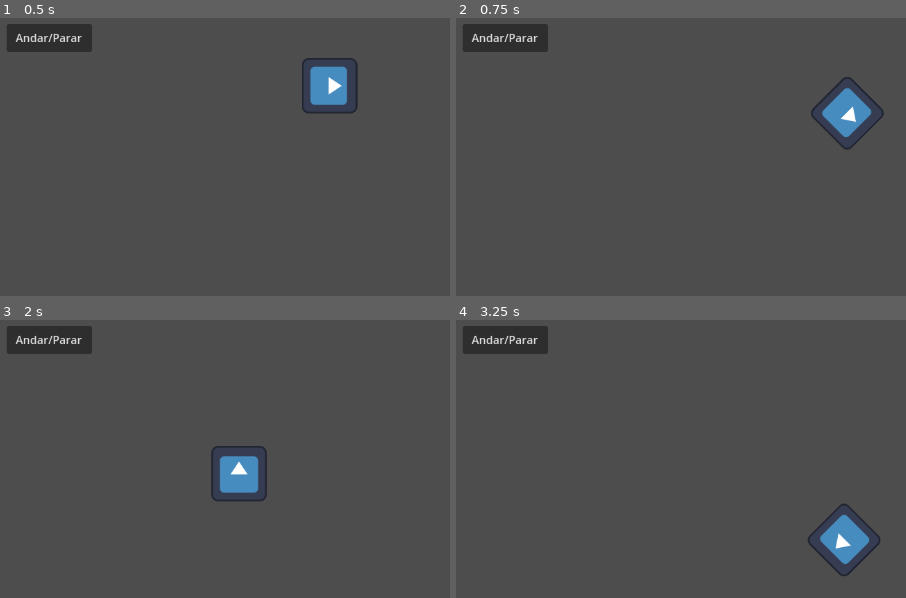
Above: before the commit, frames 1-4 (two rows, left to right).
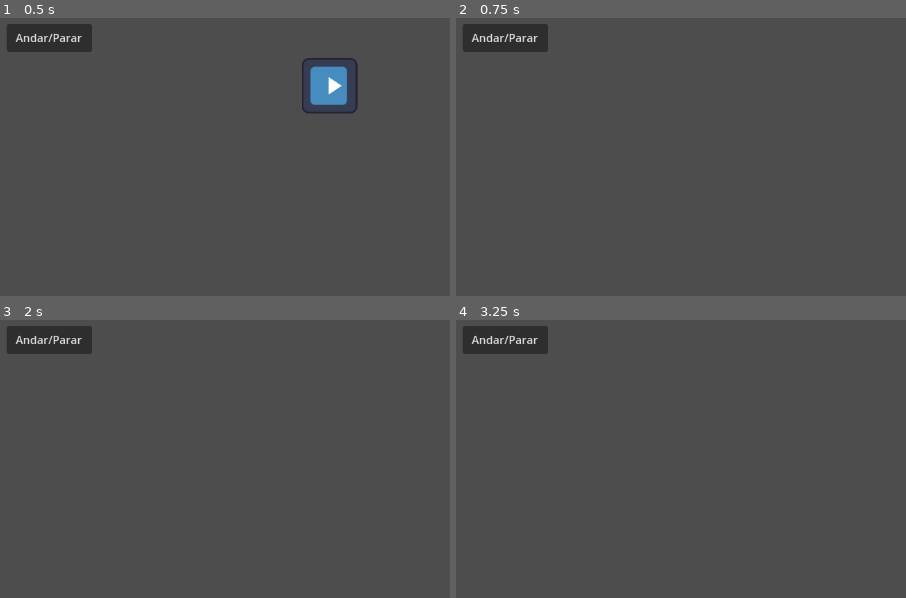
Above: after the commit, the same moments.

Repository: BrendonJoaoDEV/estudo_godot
Game: Godot game, scene res://aula005_sinais/gdscript/node_2d.tscn
Same seed, same stepped clock (60 frames per second), same inputs: the game is played once before the commit and once after it. This scene is started directly instead of the project's main scene. The engine's default icon, where the game draws it, is replaced by a stand-in: a white triangle on a blue panel in a dark square.
Inputs (mouse positions are in pixels of both pictures, inside the frame that each line leads up to):
- Up to frame 1 (0.5 s): no input
- Up to frame 2 (0.75 s): move the mouse to (outside the picture) at 0.52 s; hold Right (ui_right) from 0.53 s (still down)
- Up to frame 3 (2 s): move the mouse to (220, 553) at 1.27 s; release Right (ui_right) at 1.28 s; hold Left (ui_left) from 1.28 s (still down)
- Up to frame 4 (3.25 s): move the mouse to (outside the picture) at 2.02 s; release Left (ui_left) at 2.03 s; hold Right (ui_right) 2.03-2.78 s; move the mouse to (outside the picture) at 2.77 s; hold Up (ui_up) from 2.78 s (still down)

Frame 1 is identical in both runs. In frame 2, 1.5% of the frame differs, in the area x 78-96%, y 21-48%; in frame 3, 1.5%, in the area x 46-60%, y 45-66%; in frame 4, 1.5%.

Commit message:
# 009 - Uso de sinais via código

Diff:
--- a/aula005_sinais/gdscript/node_2d.tscn
+++ b/aula005_sinais/gdscript/node_2d.tscn
@@ -18,4 +18,8 @@
 texture = ExtResource("2_ag8e8")
 script = ExtResource("3_dxxkj")
 
+[node name="Timer" type="Timer" parent="Sprite2D"]
+wait_time = 0.024
+autostart = true
+
 [connection signal="pressed" from="Button" to="Sprite2D" method="_on_button_pressed"]
--- a/aula005_sinais/gdscript/sprite_2d.gd
+++ b/aula005_sinais/gdscript/sprite_2d.gd
@@ -2,11 +2,22 @@
 
 var speed = 400
 var angular_speed = PI
+
+
+func _ready():
+	var timer = get_node("Timer")
+	timer.timeout.connect(_on_timer_timeout)
+
 
 func _process(delta):
 	rotation += angular_speed * delta
 	var velocity = Vector2.UP.rotated(rotation) * speed
 	position += velocity * delta
 
+
 func _on_button_pressed():
 	set_process(not is_processing())
+
+
+func _on_timer_timeout():
+	visible = not visible
